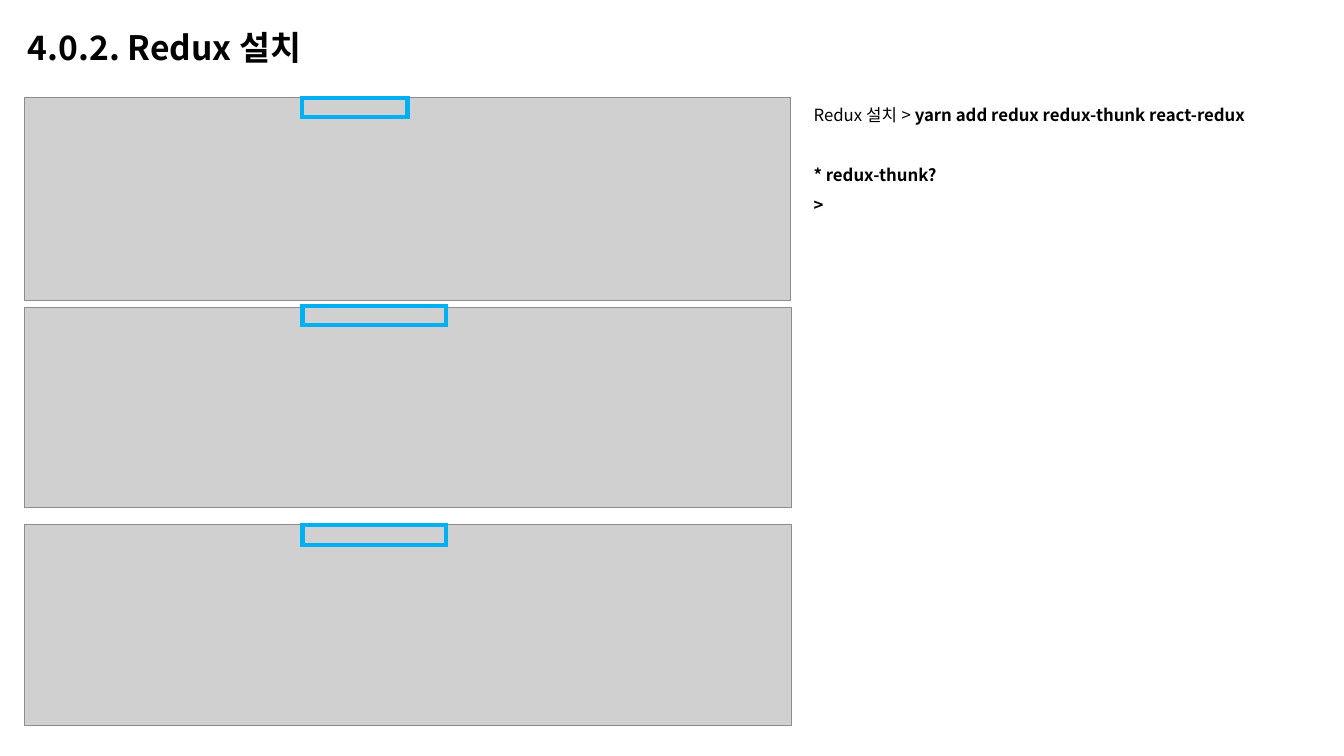
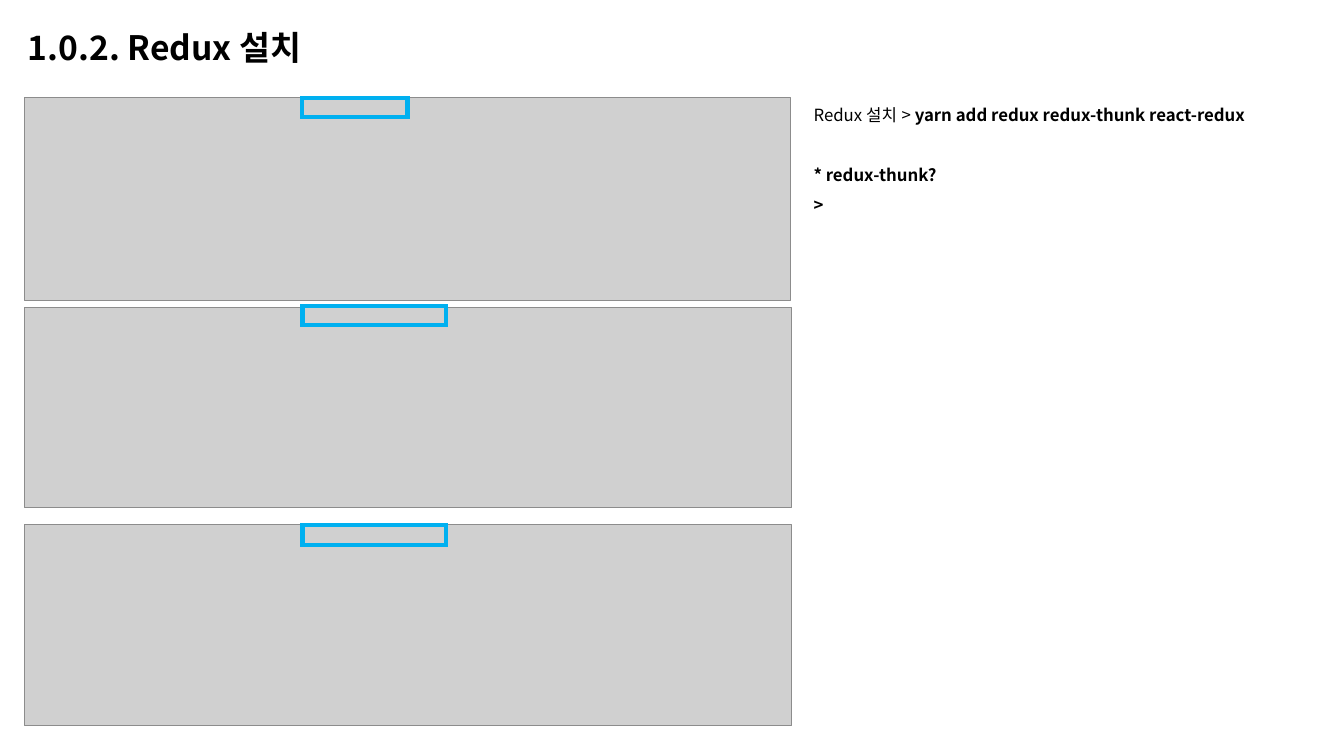
Before and after one commit to junni3h/insummnia, a slide deck: slide 20 of docs/리액트 정리.pptx (slide 17 before the commit). Drawn at 1344x756 pixels with LibreOffice and Linux fonts; fonts in the diff are those of the drawing; grey boxes stand for pictures. Boxes give left, top, right and bottom in pixels: in the first picture for what was removed or moved away, otherwise in the second. Text is boxed around its words. In the diff, an @@ line names an element or a change of style, - is before the commit and + after.

```diff
--- a/docs/리액트 정리.pptx
+++ b/docs/리액트 정리.pptx
@@ text at bbox=[28, 32, 301, 63]: text changed @@
-4.0.2. Redux 설치
+1.0.2. Redux 설치
```
Also in this commit, not shown: 12 other slides changed, 3 slides added, 18 other files.
